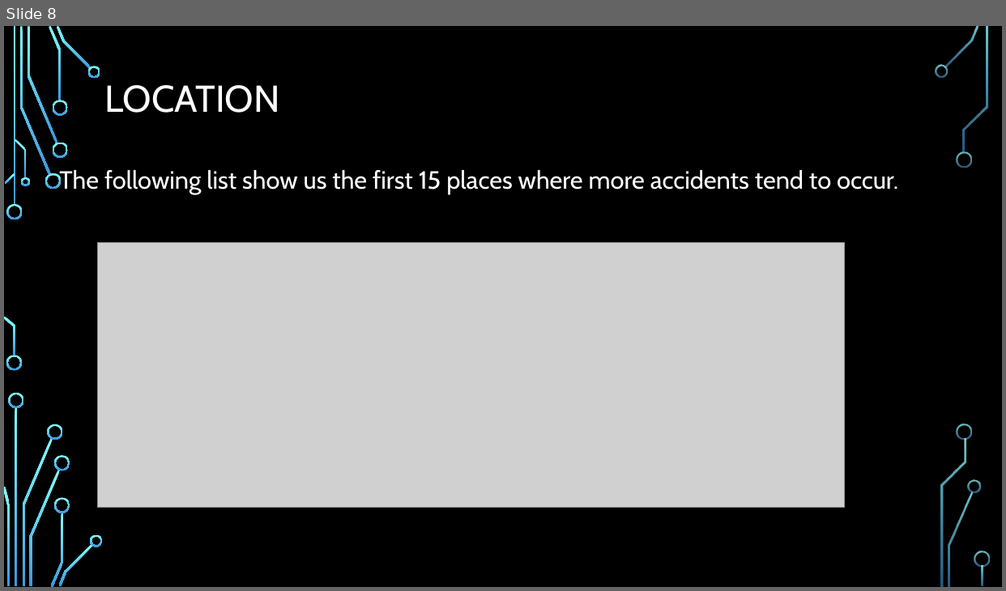
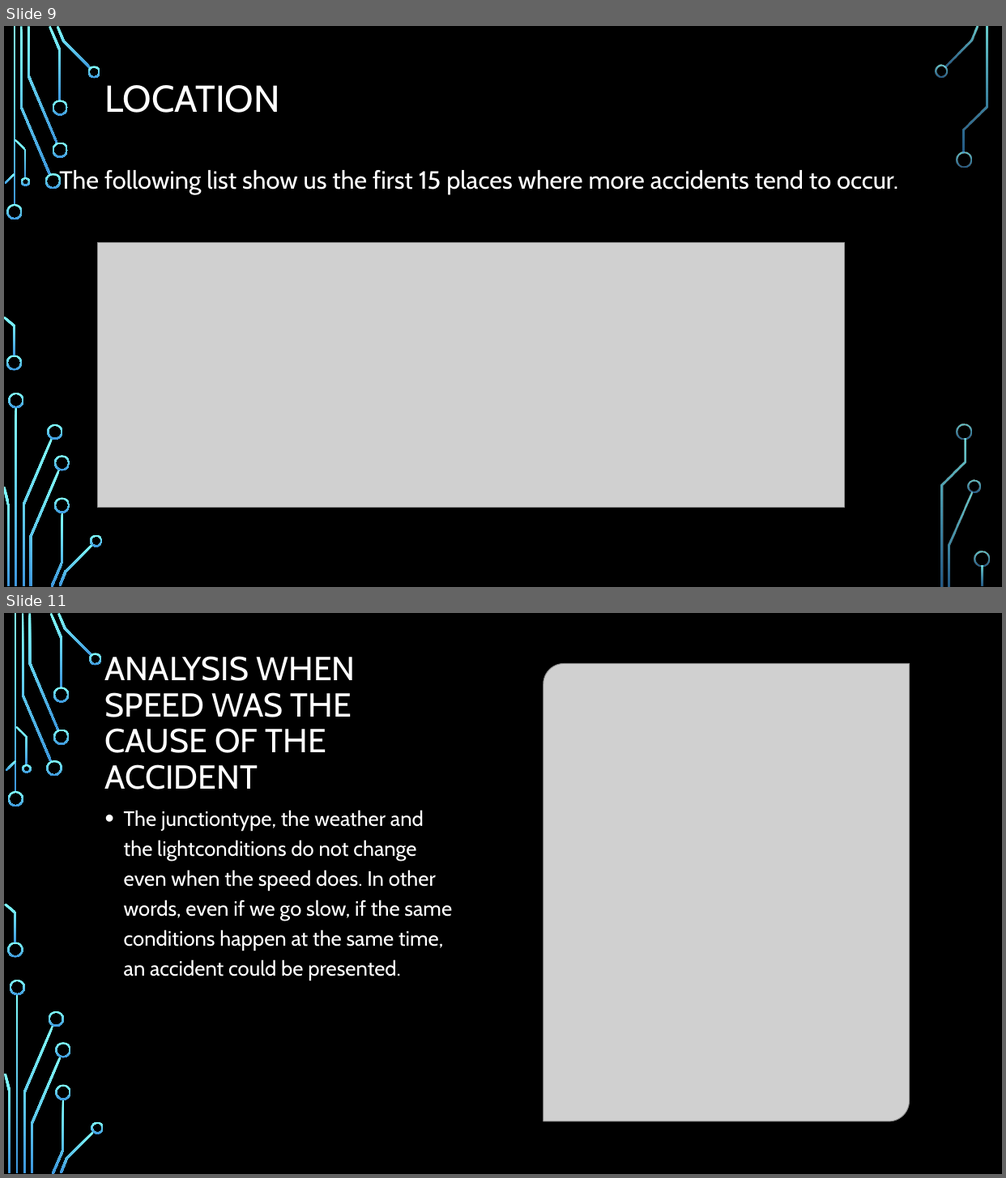
Before and after one commit to KarlaVega1201/Coursera_Capstone, a slide deck: Predict the severity of car accident.pptx. Shown one above the other, each under a label of ours: slide 8 before the commit, slides 9 and 11 after it; the slides between them are not shown. The pictures are 1006x591 and 1006x1178 pixels, drawn with LibreOffice and Linux fonts; fonts in the diff are those of the drawing; grey boxes stand for pictures; background and template pictures are left out. Boxes give left, top, right and bottom in pixels: in the first picture for what was removed or moved away, otherwise in the second. Text is boxed around its words. In the diff, an @@ line names an element or a change of style, - is before the commit and + after.

```diff
--- a/Predict the severity of car accident.pptx
+++ b/Predict the severity of car accident.pptx
@@ slide 11 added at [4, 613, 1002, 1174], background picture (left out); not listed: 17 template elements that a slide beside it also shows @@
@@ rectangle added at [4, 613, 1002, 1174], fill #000000 @@
@@ title added at [105, 656, 356, 790], 32 pt, text #FFFFFF @@
+ANALYSIS WHEN SPEED WAS THE CAUSE OF THE ACCIDENT
@@ picture added at [543, 664, 910, 1122] @@
@@ text added at [124, 810, 452, 981], 20 pt, text #FFFFFF @@
+• The junctiontype, the weather and the lightconditions do not change even when the speed does. In other words, even if we go slow, if the same conditions happen at the same time, an accident could be presented.
@@ group added at [4, 613, 104, 1174]: 24 freeform shapes, 2 rectangles @@
@@ what was slide 8 is now slide 9 @@
```
Also in this commit, not shown: 1 slide changed, 5 other slides added.
